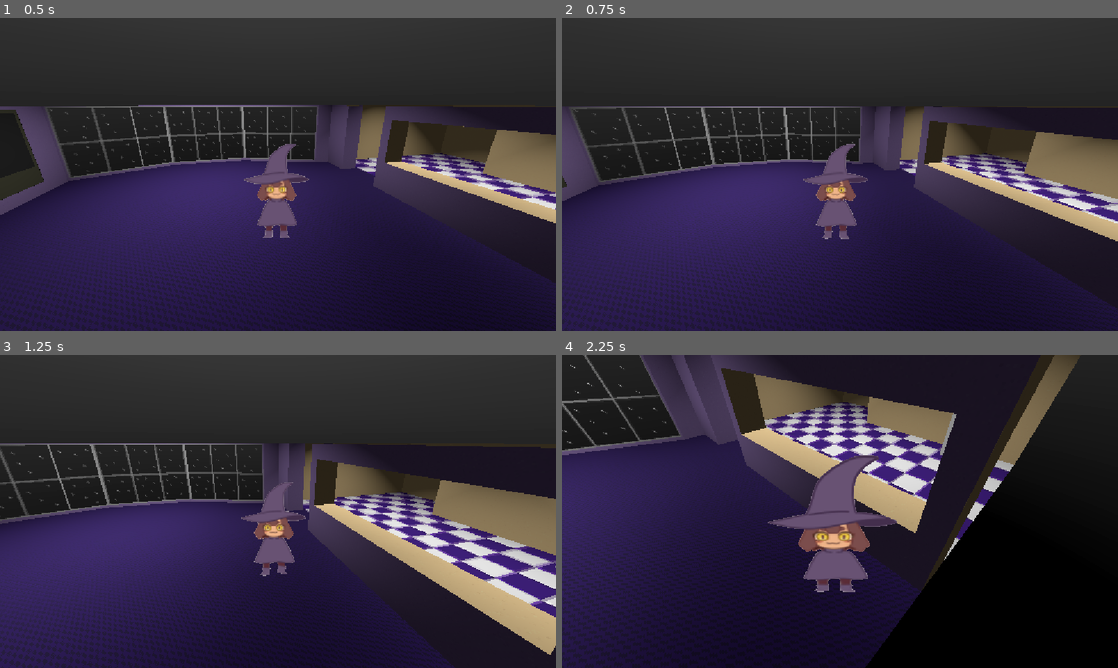
Above: before the commit, frames 1-4 (two rows, left to right).
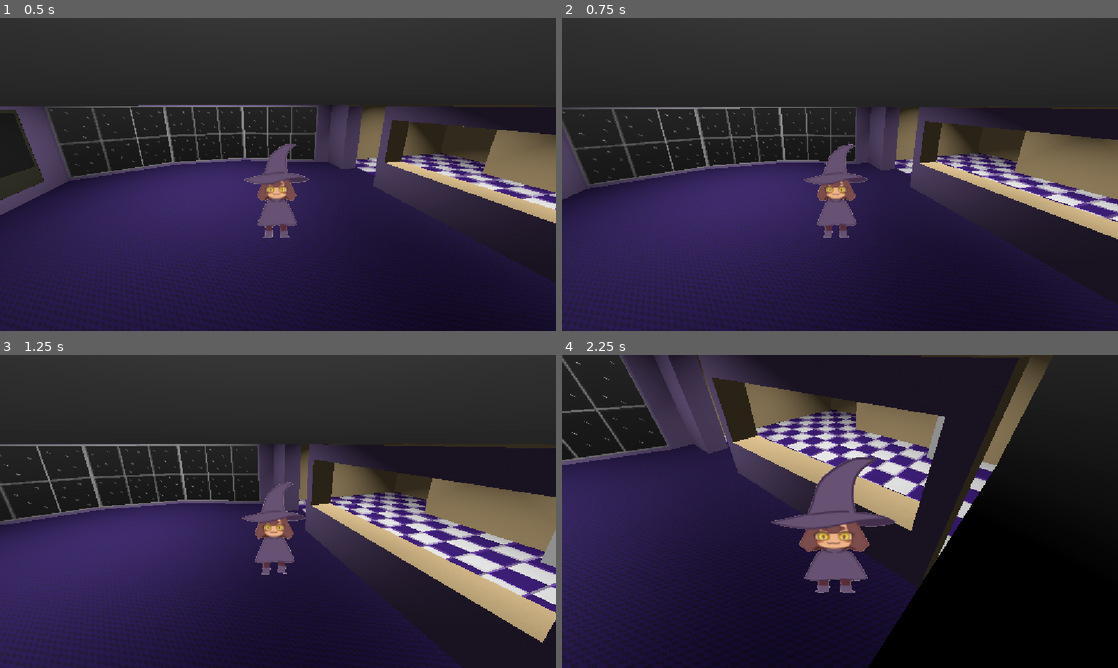
Above: after the commit, the same moments.

Repository: csk2q/OneRoom-Team3
Game: Godot game, scene res://Scenes/Apartment.tscn
Same seed, same stepped clock (60 frames per second), same inputs: the game is played once before the commit and once after it. The engine's default icon, where the game draws it, is replaced by a stand-in: a white triangle on a blue panel in a dark square.
Inputs:
- Up to frame 1 (0.5 s): no input
- Up to frame 2 (0.75 s): tap Enter (ui_accept) at 0.5 s; hold D (move_right) from 0.53 s (still down); tap E (interact) at 0.6 s
- Up to frame 3 (1.25 s): keep holding D (move_right); tap Enter (ui_accept) at 0.77 s
- Up to frame 4 (2.25 s): release D (move_right) at 1.28 s; hold S (move_down) 1.28-2.03 s; tap E (interact) at 1.35, 2.1 s; tap Enter (ui_accept) at 1.52 s; hold D (move_right) from 2.03 s (still down)

Frame 1 is identical in both runs. In frame 2, 6.3% of the frame differs, in the area x 0-100%, y 28-97%; in frame 3, 7.8%; in frame 4, 15%, in the area x 0-94%, y 0-100%.

Commit message:
Camera smoothness fix
- Swap to _physics_process.
- Lerp to target position instead of direct update.

Diff:
--- a/one-party-2-save/Scripts/Camera.gd
+++ b/one-party-2-save/Scripts/Camera.gd
@@ -8,9 +8,10 @@
 
 
 # Called every frame. 'delta' is the elapsed time since the previous frame.
-func _process(delta):
+func _physics_process(delta):
 	self.look_at(player.global_position)
 	var offset = 1.5
 	if abs(position.x - player.global_position.x) >= offset:
-		position.x = clamp(position.x, player.global_position.x - offset, player.global_position.x + offset)
+		var targetPos: float = clamp(position.x, player.global_position.x - offset, player.global_position.x + offset)
+		position.x = lerpf(global_position.x, targetPos, absf(global_position.x - targetPos))
 	fov = lerpf(75, 50, clamp(clamp(-player.global_position.z, 0, 5) / 5, 0, 1))
